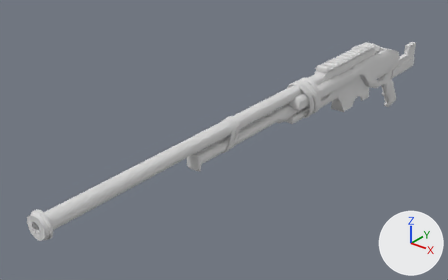
An edit to the FBX model Assets/6v6Shooter/Meshes/Weapons/Primary Weapons/SR/[Sniper rifle] Balista Vortex/[Sniper rifle] Ballista Vortex.fbx, drawn before and after from the same camera.
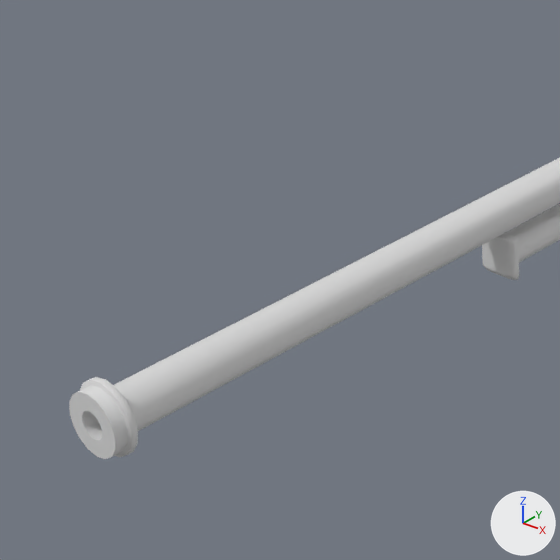
Each version appears first whole from a 50 mm camera at (0.514, -0.828, 0.444) aimed at (-0.086, -0.078, -0.021), and next in a close-up on the part from 0% to 48% of the width and 23% to 100% of the height. Every picture has the same lights, and +X, +Y and +Z are marked at lower right. Where no turn or scale is listed for an object, it has been applied to the vertices.

Names of what the first close-up shows: 'Base - Ballista Vortex'.
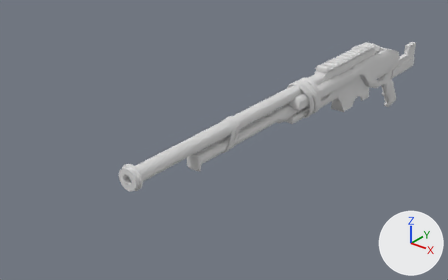
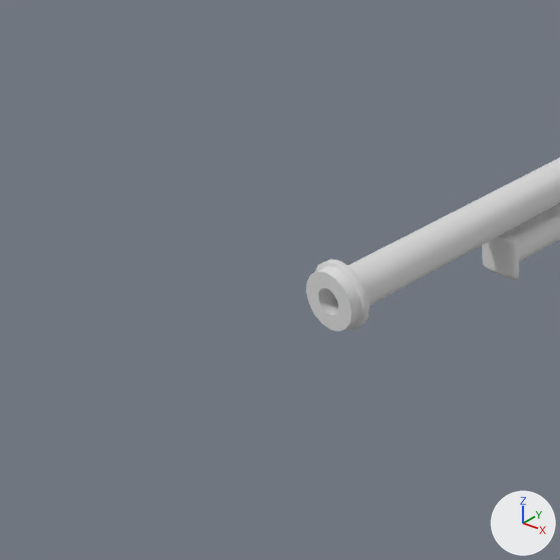
Changed parts and their boxes (x1, y1, x2, y2) in the close-ups (560 x 560 px):
'Base - Ballista Vortex', reshaped: before (69, 158, 560, 459); after (306, 158, 560, 331)

What the commit changed:
me_base___ballista_vortex is used by ob_base___ballista_vortex; location (0.0, 0.0, 0.0).
me_base___ballista_vortex had 4112 vertices, 4294 faces and spanned x -0.05..0.028, y -0.513..0.5, z -0.09..0.084.
me_base___ballista_vortex now has 4104 vertices, 4284 faces and spans x -0.05..0.028, y -0.377..0.5, z -0.09..0.084.
Part 1, on me_base___ballista_vortex:
112 vertices in x -0.018..0.018, y -0.513..-0.5, z 0.045..0.081 move by (0.0, 0.136, 0.0).
80 vertices in x -0.018..0.018, y -0.506..-0.483, z 0.045..0.081 move by (0.0, 0.135, 0.0).
